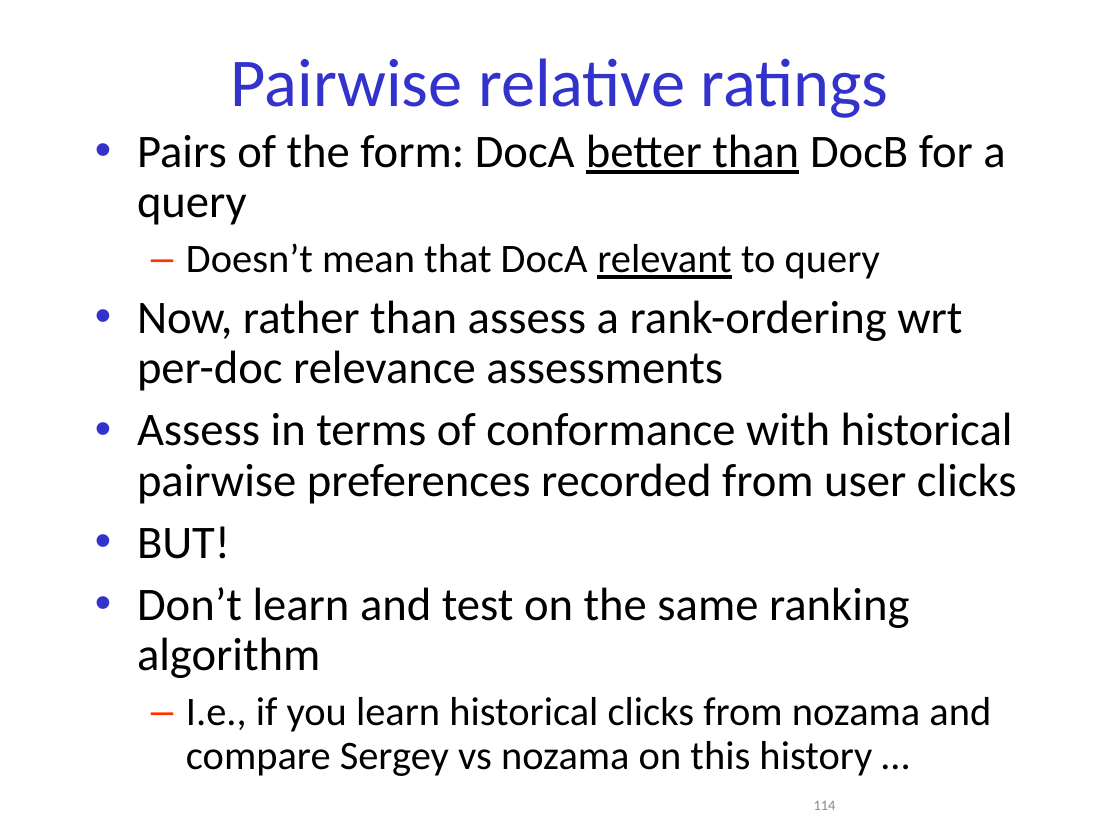
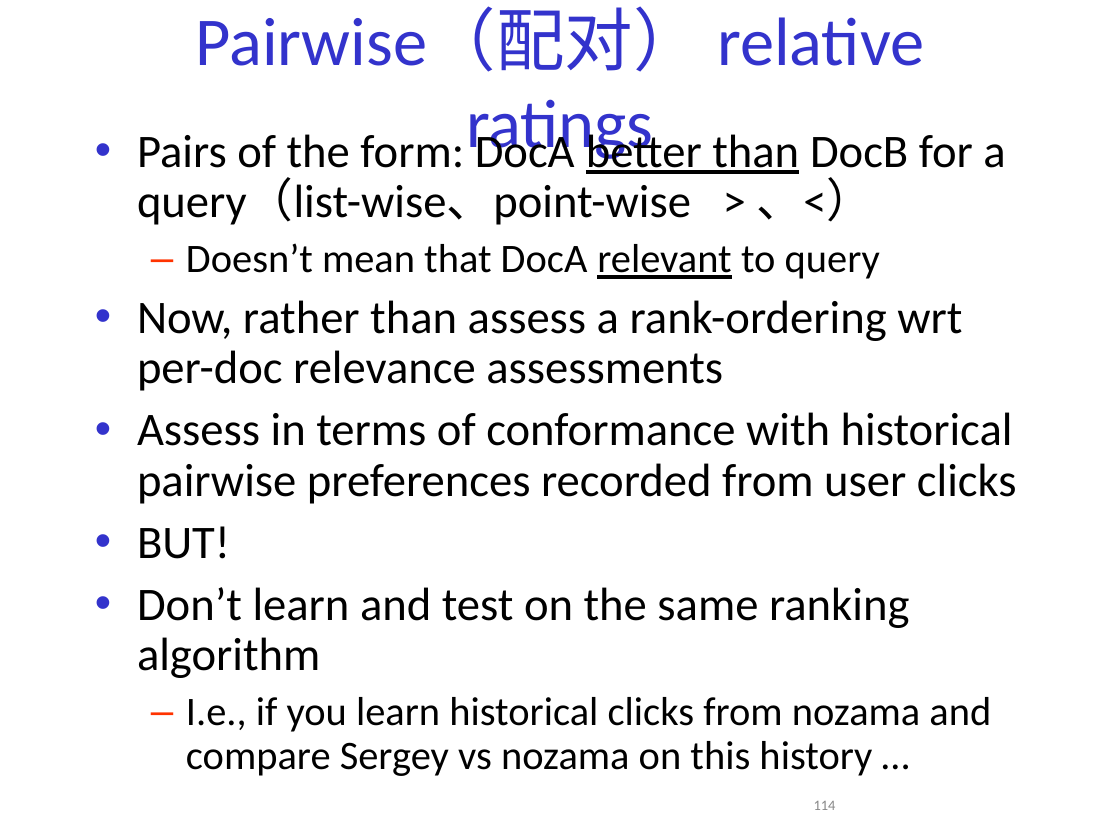
Before and after one commit to zhengxq27/Junoir_study_last, a slide deck: slide 114 of 数据挖掘/课件/retrieval-evaluation.ppt. Drawn at 1120x840 pixels with LibreOffice and Linux fonts; fonts in the diff are those of the drawing. Boxes give left, top, right and bottom in pixels: in the first picture for what was removed or moved away, otherwise in the second. Text is boxed around its words. In the diff, an @@ line names an element or a change of style, - is before the commit and + after.

```diff
--- a/数据挖掘/课件/retrieval-evaluation.ppt
+++ b/数据挖掘/课件/retrieval-evaluation.ppt
@@ title at (195,8,924,164): text changed @@
-Pairwise relative ratings
+Pairwise（配对） relative ratings
@@ text at (137,128,1005,225): text changed @@
-• Pairs of the form: DocA better than DocB for a query
+• Pairs of the form: DocA better than DocB for a query（list-wise、point-wise > 、<）
```
Also in this commit, not shown: 12 other slides changed.
